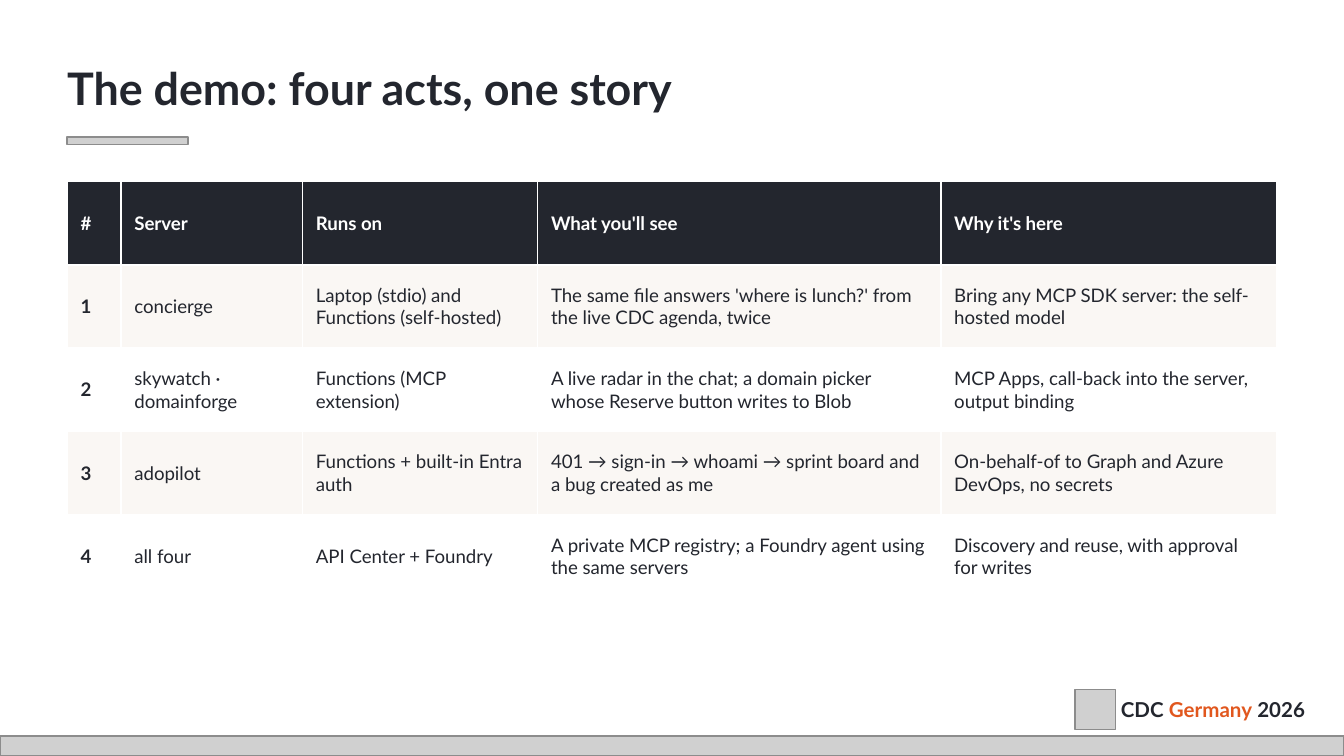
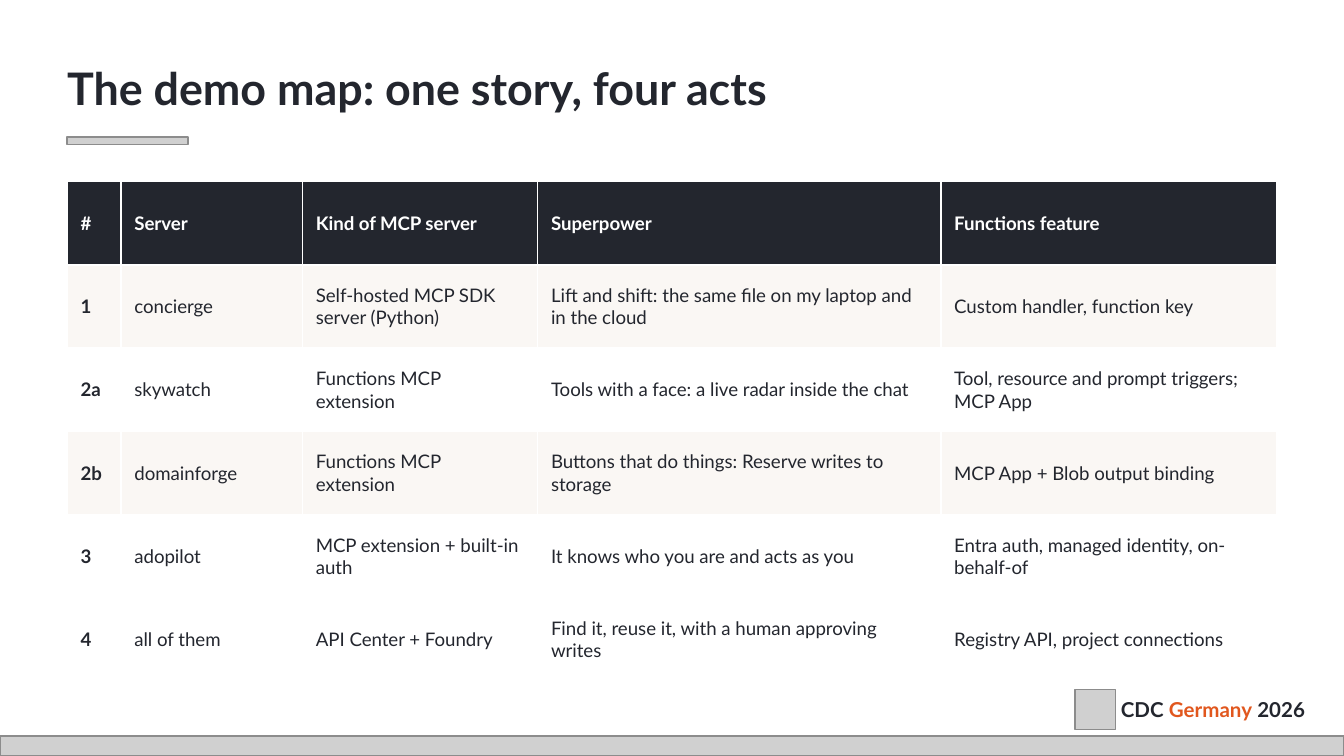
Before and after one commit to bakionur/azure-functions-mcp-cdc, a slide deck: slide 13 of docs/CDC2026_Okutucu_MCP-Azure-Functions.pptx (slide 7 before the commit). Drawn at 1344x756 pixels with LibreOffice and Linux fonts; fonts in the diff are those of the drawing; grey boxes stand for pictures. Boxes give left, top, right and bottom in pixels: in the first picture for what was removed or moved away, otherwise in the second. Text is boxed around its words. In the diff, an @@ line names an element or a change of style, - is before the commit and + after.

```diff
--- a/docs/CDC2026_Okutucu_MCP-Azure-Functions.pptx
+++ b/docs/CDC2026_Okutucu_MCP-Azure-Functions.pptx
@@ text at bbox=[67, 71, 767, 113]: text changed @@
-The demo: four acts, one story
+The demo map: one story, four acts
@@ table at bbox=[67, 181, 1277, 661] @@
-row 1: # | Server | Runs on | What you'll see | Why it's here
-row 2: 1 | concierge | Laptop (stdio) and Functions (self-hosted) | The same file answers 'where is lunch?' from the live CDC agenda, twice | Bring any MCP SDK server: the self-hosted model
-row 3: 2 | skywatch · domainforge | Functions (MCP extension) | A live radar in the chat; a domain picker whose Reserve button writes to Blob | MCP Apps, call-back into the server, output binding
-row 4: 3 | adopilot | Functions + built-in Entra auth | 401 → sign-in → whoami → sprint board and a bug created as me | On-behalf-of to Graph and Azure DevOps, no secrets
-row 5: 4 | all four | API Center + Foundry | A private MCP registry; a Foundry agent using the same servers | Discovery and reuse, with approval for writes
+row 1: # | Server | Kind of MCP server | Superpower | Functions feature
+row 2: 1 | concierge | Self-hosted MCP SDK server (Python) | Lift and shift: the same file on my laptop and in the cloud | Custom handler, function key
+row 3: 2a | skywatch | Functions MCP extension | Tools with a face: a live radar inside the chat | Tool, resource and prompt triggers; MCP App
+row 4: 2b | domainforge | Functions MCP extension | Buttons that do things: Reserve writes to storage | MCP App + Blob output binding
+row 5: 3 | adopilot | MCP extension + built-in auth | It knows who you are and acts as you | Entra auth, managed identity, on-behalf-of
+row 6: 4 | all of them | API Center + Foundry | Find it, reuse it, with a human approving writes | Registry API, project connections
```
Also in this commit, not shown: 2 other slides changed, 7 slides added, 3 slides removed.
